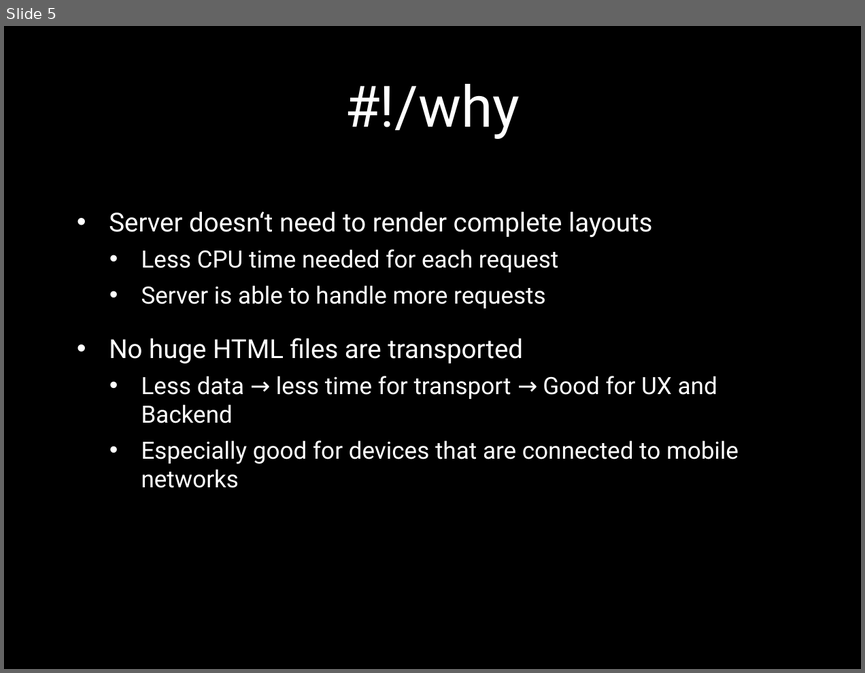
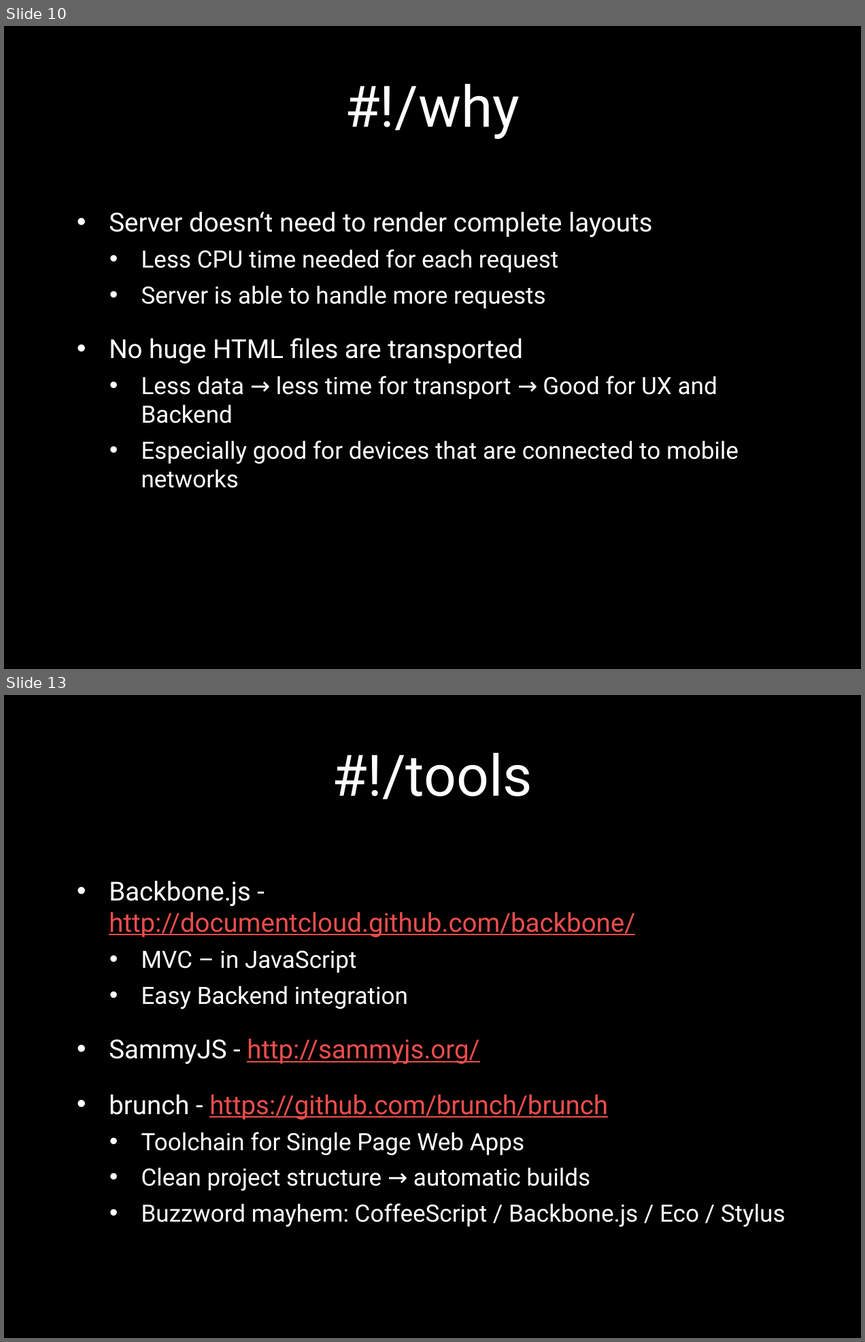
Before and after one commit to janmonschke/Bachelor-Thesis, a slide deck: barcamp presentation.pptx. Shown one above the other, each under a label of ours: slide 5 before the commit, slides 10 and 13 after it; the slides between them are not shown. The pictures are 865x673 and 865x1342 pixels, drawn with LibreOffice and Linux fonts; fonts in the diff are those of the drawing; background and template pictures are left out. Boxes give left, top, right and bottom in pixels: in the first picture for what was removed or moved away, otherwise in the second. Text is boxed around its words. In the diff, an @@ line names an element or a change of style, - is before the commit and + after.

```diff
--- a/barcamp presentation.pptx
+++ b/barcamp presentation.pptx
@@ slide 13 added at [4,695,861,1338], background picture (left out) @@
@@ title added at [332,753,532,799], 48 pt, text #FFFFFF @@
+#!/tools
@@ text added at [109,881,785,1227], 20 pt, text #FFFFFF @@
+• Backbone.js - http://documentcloud.github.com/backbone/
+  • MVC – in JavaScript
+  • Easy Backend integration
+• SammyJS - http://sammyjs.org/
+• brunch - https://github.com/brunch/brunch
+  • Toolchain for Single Page Web Apps
+  • Clean project structure → automatic builds
+  • Buzzword mayhem: CoffeeScript / Backbone.js / Eco / Stylus
@@ what was slide 5 is now slide 10 @@
```
Also in this commit, not shown: 6 slides changed, 7 other slides added, 2 slides removed, 3 other files.
